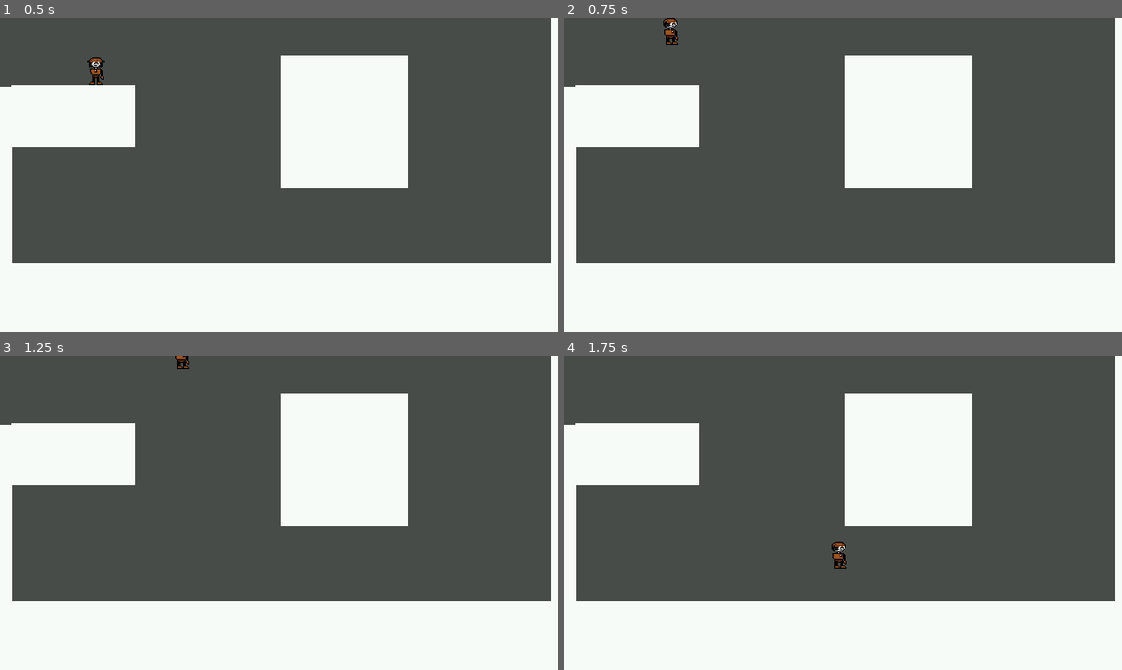
Above: before the commit, frames 1-4 (two rows, left to right).
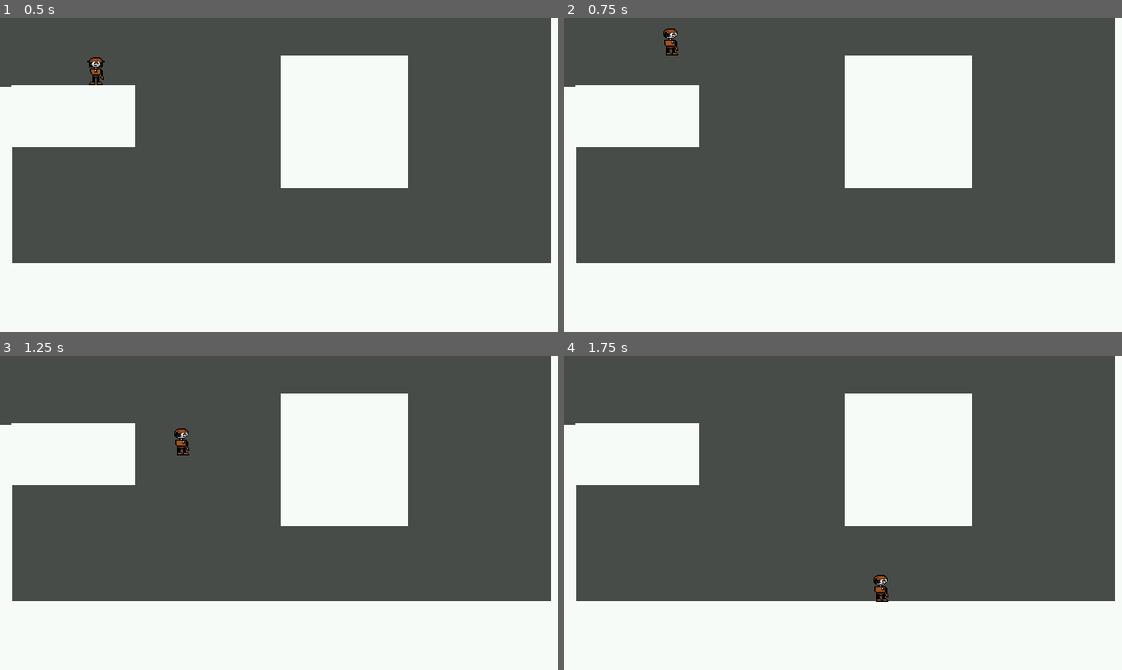
Above: after the commit, the same moments.

Repository: chars-at-last/Platforming-Game
Game: Godot game, scene res://nodes/scenes/game_manager.tscn
The game is run twice, just before and just after one commit, with the same random seed, the same clock (stepped at 60 frames per second) and the same inputs. The engine's default icon, where the game draws it, is replaced by a stand-in: a white triangle on a blue panel in a dark square.
Inputs:
- Up to frame 1 (0.5 s): no input
- Up to frame 2 (0.75 s): tap Enter at 0.5 s; hold D (move_right) from 0.53 s (still down); tap Space (jump) at 0.6 s
- Up to frame 3 (1.25 s): keep holding D (move_right); tap Space (jump) at 0.77, 1.07 s
- Up to frame 4 (1.75 s): keep holding D (move_right); tap Space (jump) at 1.35, 1.52 s

Frame 1 is identical in both runs. In frame 2, 0.2% of the frame differs, in the area x 17-21%, y 0-12%; in frame 3, 0.3%; in frame 4, 0.3%, in the area x 47-59%, y 59-79%.

Commit message:
Little Movement Stuff & Other

Diff:
--- a/nodes/scripts/game_manager.gd
+++ b/nodes/scripts/game_manager.gd
@@ -9,5 +9,5 @@
 
 
 # Called every frame. 'delta' is the elapsed time since the previous frame.
-func _process(delta: float) -> void:
+func _process(_delta: float) -> void:
 	pass
--- a/nodes/scripts/player.gd
+++ b/nodes/scripts/player.gd
@@ -11,6 +11,7 @@
 const WALL_BOOST_MULT: float = .25					## Velocity multiplier when move-jumping into wall
 const WALL_JUMP_ANGLE_R: float = PI * 7.1 / 4		## Wall jump angle (Rightward normal)
 const WALL_JUMP_ANGLE_L: float = PI * 4.9 / 4		## Wall jump angle (Leftward normal)
+const SHORT_JUMP_MULT: float = .5					## Short jump multiplier
 
 # Variables
 @onready var sprite: Sprite2D = $Sprite2D
@@ -25,9 +26,12 @@
 @export var wall_jump_vel_boost: float = 500		## Boost to velocity when jumping off wall
 var _wall_normal: Vector2							## Wall normal
 
+#var _looking_direction:
+
 var _switching_dir: bool = false					## Flag for switching direction
 var _wall_boosted: bool = false						## Flag if move-jumping into wall
 var _can_wall_jump: bool = false					## Flag if can wall jump
+var _just_jumped: bool = false						## Tracks if character just jumped
 
 # Process
 func _physics_process(delta: float) -> void:
@@ -66,11 +70,18 @@
 
 		if is_on_ceiling():
 			unbridled_velocity.y = max(0, unbridled_velocity.y)
+		else:
+			if _just_jumped and Input.is_action_just_released("jump"):
+				_just_jumped = false
+				unbridled_velocity.y *= SHORT_JUMP_MULT
+
 		unbridled_velocity += get_gravity() * delta			# Apply gravity here
 	else:
 		unbridled_velocity.y = 0
 		if _switching_dir:
 			_switching_dir = false
+		if _just_jumped:
+			_just_jumped = false
 
 # Get the input direction and handle the acceleration/deceleration.
 func physics_direction(_delta: float) -> void:
@@ -100,6 +111,7 @@
 	if Input.is_action_just_pressed("jump") and is_on_floor():
 		unbridled_velocity.y = JUMP_VELOCITY
 		unbridled_velocity.x += jump_vel_boost * direction
+		_just_jumped = true
 
 # Walls
 func physics_wall(_delta: float) -> void:
--- a/project.godot
+++ b/project.godot
@@ -20,7 +20,7 @@
 
 window/size/viewport_width=640
 window/size/viewport_height=360
-window/size/mode=4
+window/size/mode=2
 window/stretch/mode="viewport"
 
 [input]
Binary file added: assets/art/tilemap_placeholder.png
Not shown, added: assets/art/tilemap_placeholder.png.import
